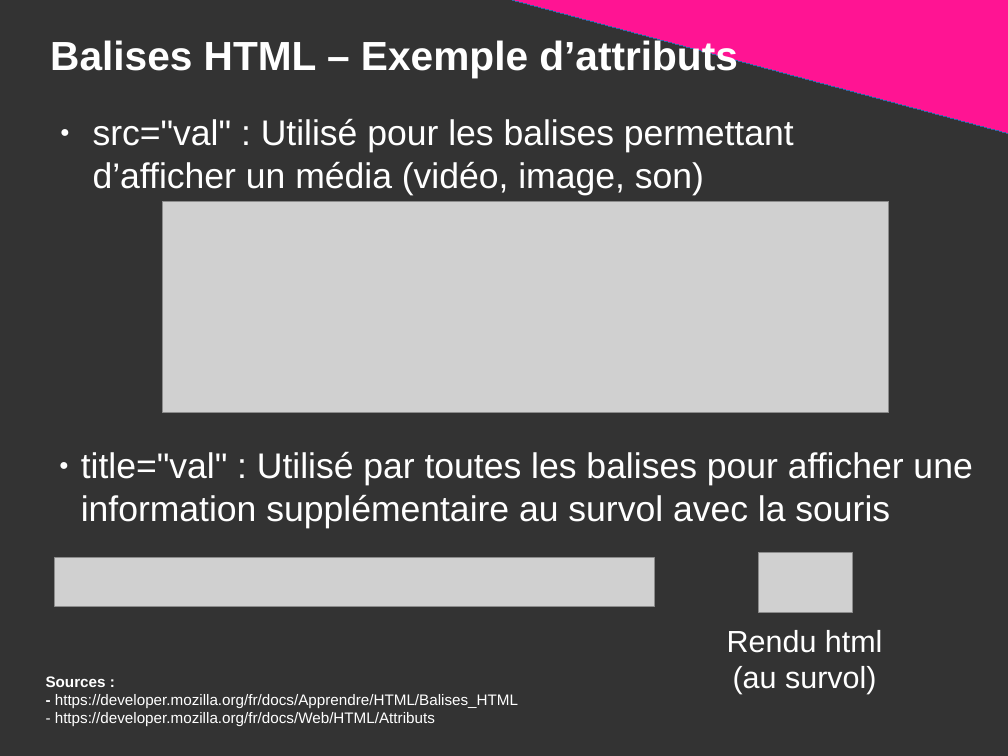
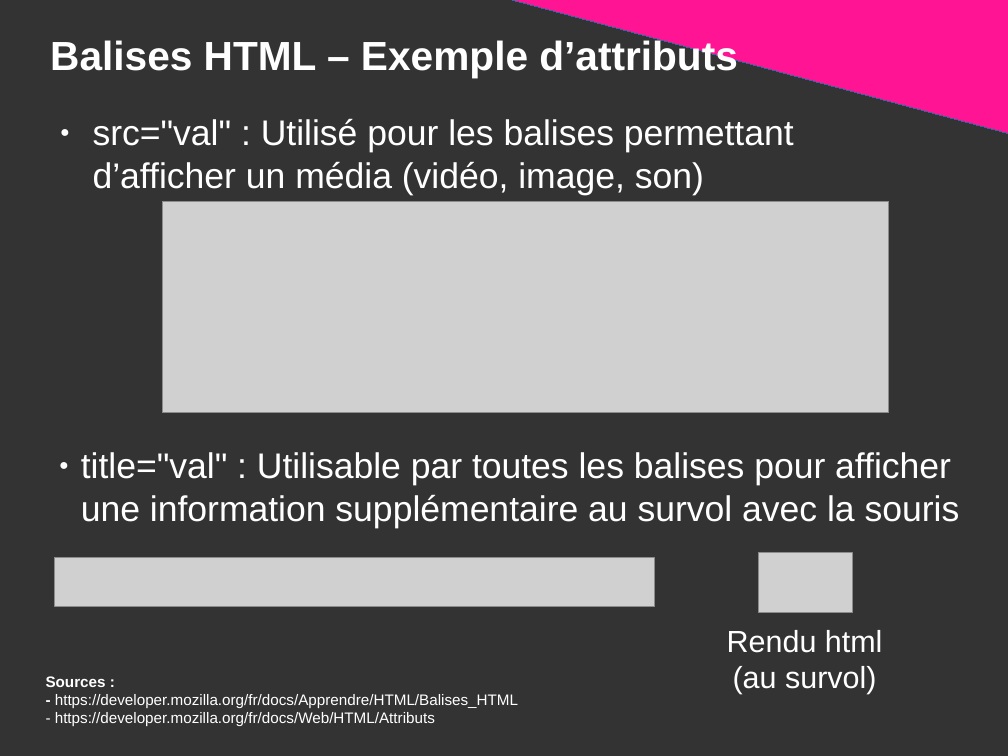
Before and after one commit to DanYellow/presentations, a slide deck: slide 27 of mmi/html/presentation.odp. Drawn at 1008x756 pixels with LibreOffice and Linux fonts; fonts in the diff are those of the drawing; grey boxes stand for pictures. Boxes give left, top, right and bottom in pixels: in the first picture for what was removed or moved away, otherwise in the second. Text is boxed around its words. In the diff, an @@ line names an element or a change of style, - is before the commit and + after.

```diff
--- a/mmi/html/presentation.odp
+++ b/mmi/html/presentation.odp
@@ text at (81, 452, 960, 528): text changed @@
-● title="val" : Utilisé par toutes les balises pour afficher une information supplémentaire au survol avec la souris
+● title="val" : Utilisable par toutes les balises pour afficher une information supplémentaire au survol avec la souris
```
Also in this commit, not shown: 19 other slides changed, 2 slides added, 2 other files.
